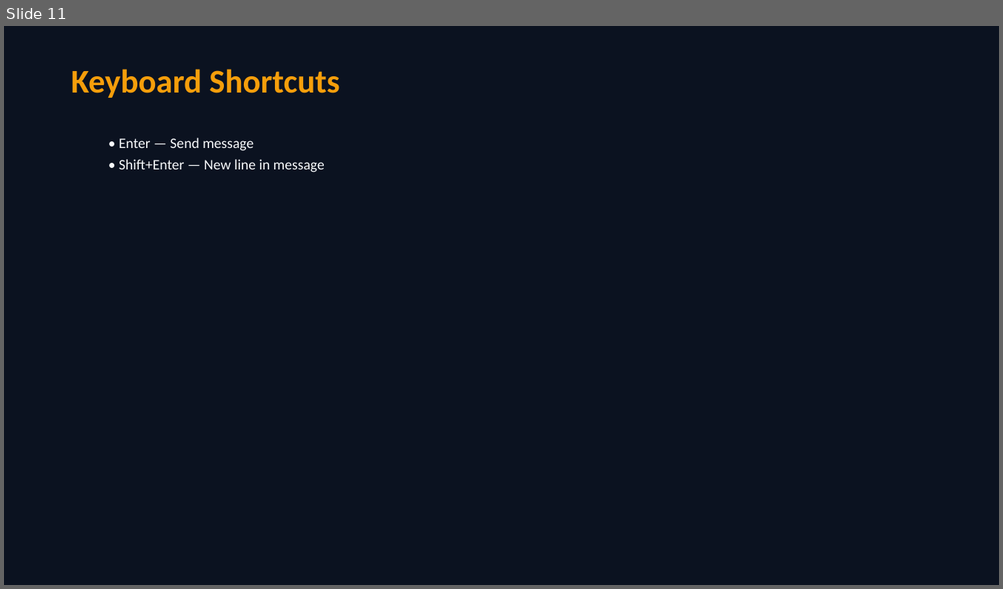
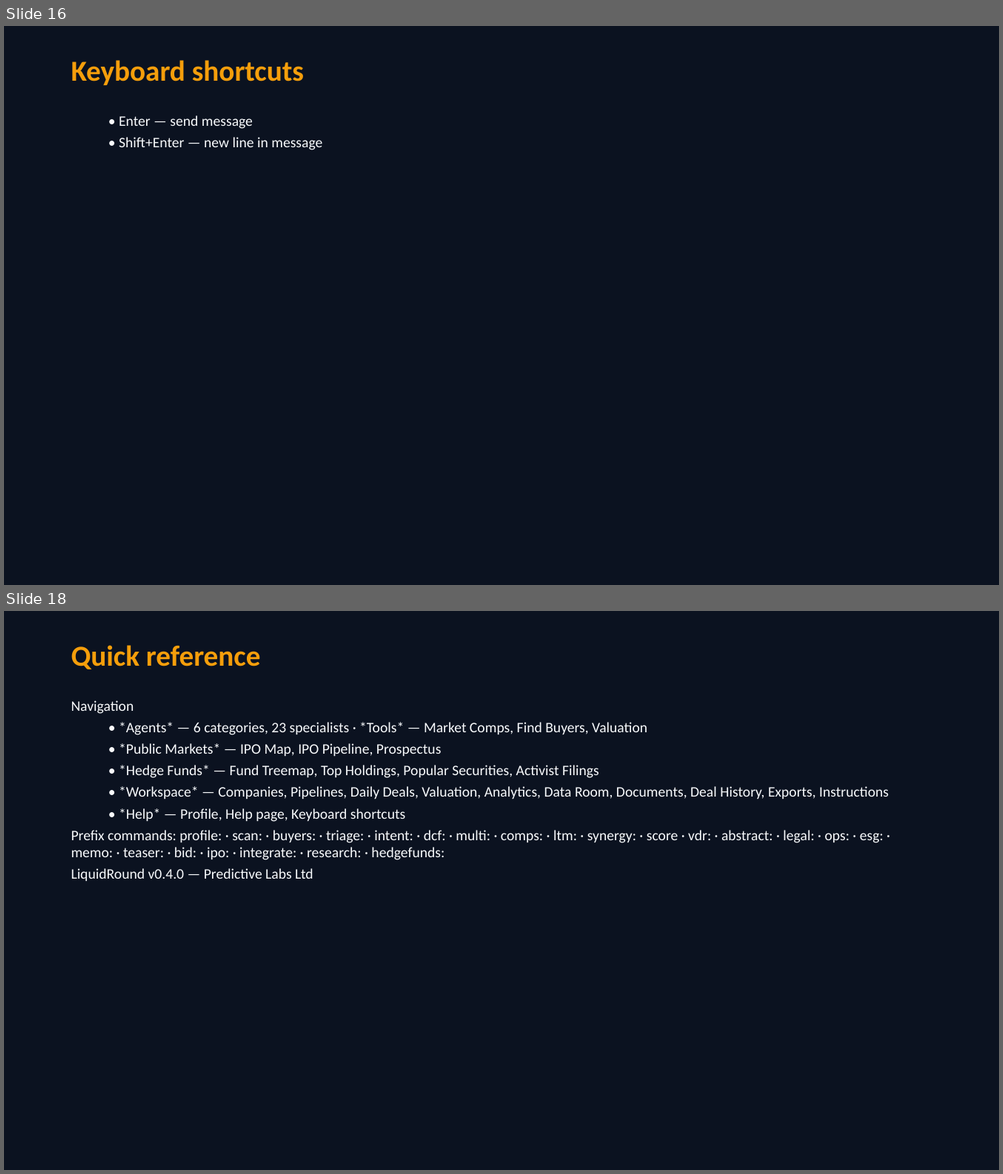
Before and after one commit to predictivelabsai/liquidround, a slide deck: docs/liquidround_user_guide.pptx. Shown one above the other, each under a label of ours: slide 11 before the commit, slides 16 and 18 after it; the slides between them are not shown. The pictures are 1003x589 and 1003x1174 pixels, drawn with LibreOffice and Linux fonts; fonts in the diff are those of the drawing. Boxes give left, top, right and bottom in pixels: in the first picture for what was removed or moved away, otherwise in the second. Text is boxed around its words. In the diff, an @@ line names an element or a change of style, - is before the commit and + after.

```diff
--- a/docs/liquidround_user_guide.pptx
+++ b/docs/liquidround_user_guide.pptx
@@ slide 18 added at bbox=[4, 611, 999, 1170], background #0B1220 @@
@@ text added at bbox=[71, 645, 261, 669], 28 pt, text #F59E0B, bold @@
+Quick reference
@@ text added at bbox=[71, 701, 888, 881], 14 pt, text #F8FAFC @@
+Navigation
+  • *Agents* — 6 categories, 23 specialists · *Tools* — Market Comps, Find Buyers, Valuation
+  • *Public Markets* — IPO Map, IPO Pipeline, Prospectus
+  • *Hedge Funds* — Fund Treemap, Top Holdings, Popular Securities, Activist Filings
+  • *Workspace* — Companies, Pipelines, Daily Deals, Valuation, Analytics, Data Room, Documents, Deal History, Exports, Instructions
+  • *Help* — Profile, Help page, Keyboard shortcuts
+Prefix commands: profile: · scan: · buyers: · triage: · intent: · dcf: · multi: · comps: · ltm: · synergy: · score · vdr: · abstract: · legal: · ops: · esg: · memo: · teaser: · bid: · ipo: · integrate: · research: · hedgefunds:
+LiquidRound v0.4.0 — Predictive Labs Ltd
@@ what was slide 11 is now slide 16 @@
@@ slide 16 changed as well @@
@@ text at bbox=[71, 60, 304, 85]: text changed; size 32 to 28 pt @@
-Keyboard Shortcuts
+Keyboard shortcuts
@@ text at bbox=[119, 116, 322, 150]: text changed @@
-  • Enter — Send message
-  • Shift+Enter — New line in message
+  • Enter — send message
+  • Shift+Enter — new line in message
```
Also in this commit, not shown: 8 other slides changed, 7 other slides added, 2 slides removed, 22 other files.
